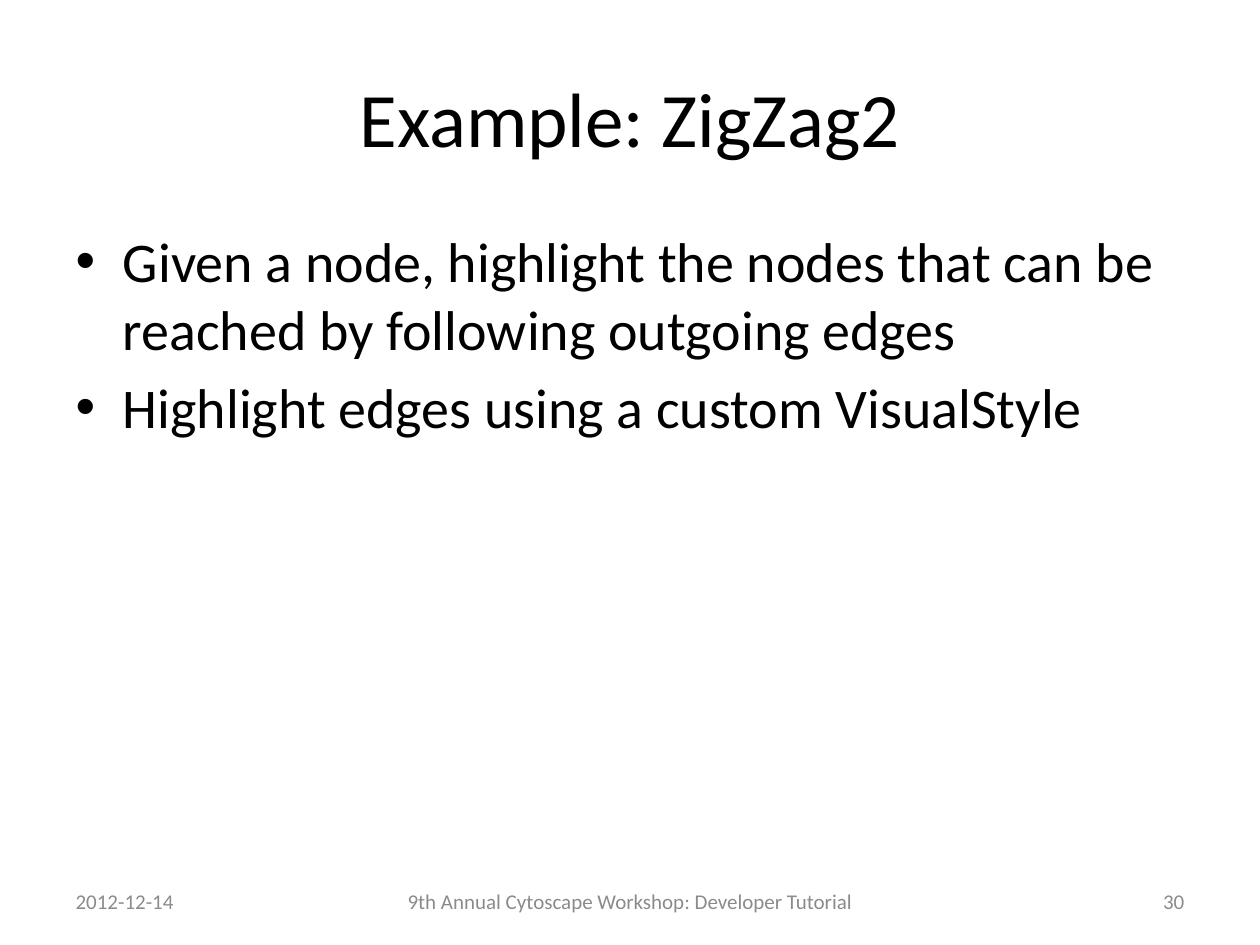
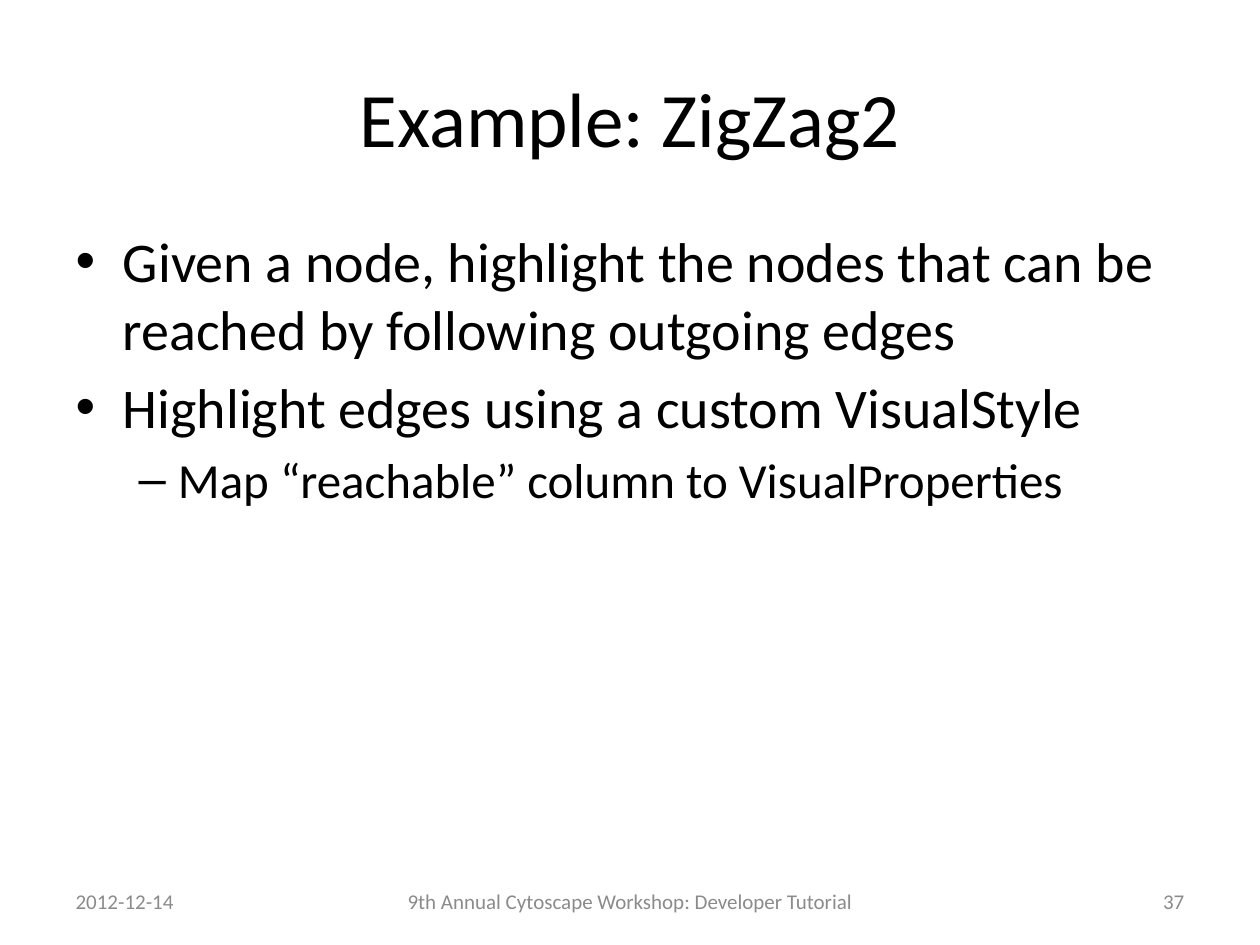
Before and after one commit to jrrmzz/cy3-dev-tutorial, a slide deck: slide 37 of slides.pptx (slide 30 before the commit). Drawn at 1260x945 pixels with LibreOffice and Linux fonts; fonts in the diff are those of the drawing. Boxes give left, top, right and bottom in pixels: in the first picture for what was removed or moved away, otherwise in the second. Text is boxed around its words. In the diff, an @@ line names an element or a change of style, - is before the commit and + after.

```diff
--- a/slides.pptx
+++ b/slides.pptx
@@ text at [178, 463, 1063, 506]: paragraph added @@
+  – Map “reachable” column to VisualProperties
@@ page number at [1163, 895, 1184, 909]: text changed @@
-30
+37
```
Also in this commit, not shown: 9 other slides changed, 8 slides added.
